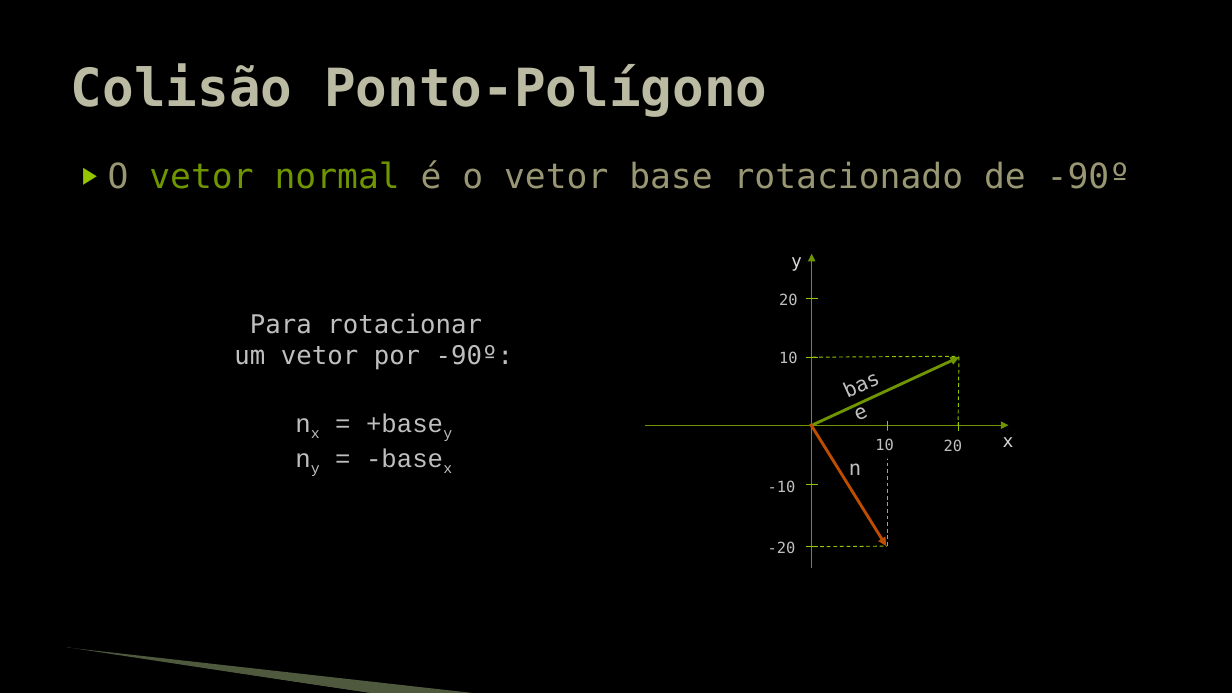
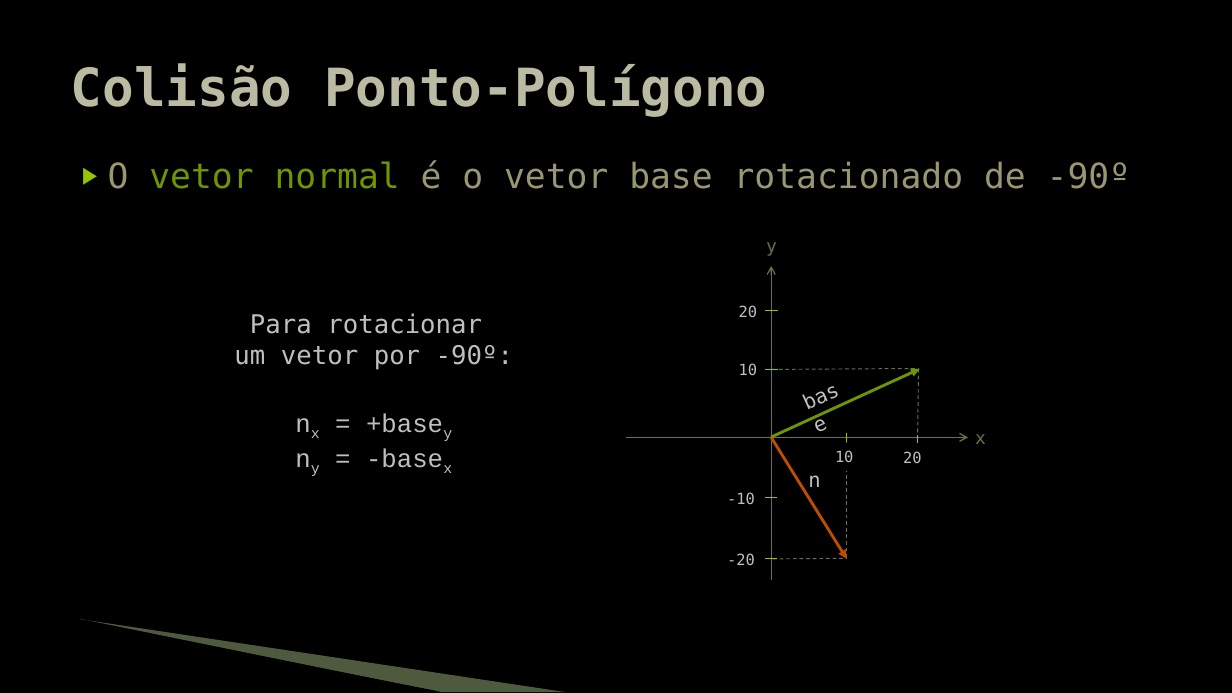
Before and after one commit to JudsonSS/Jogos, a slide deck: slide 9 of Slides/23. Colisão Avançada.pptx. Drawn at 1232x693 pixels with LibreOffice and Linux fonts; fonts in the diff are those of the drawing; background and template pictures are left out. Boxes give left, top, right and bottom in pixels: in the first picture for what was removed or moved away, otherwise in the second. Text is boxed around its words. In the diff, an @@ line names an element or a change of style, - is before the commit and + after.

```diff
--- a/Slides/23. Colisão Avançada.pptx
+++ b/Slides/23. Colisão Avançada.pptx
@@ text "y": place and size @@
-text "y" at box(791, 257, 802, 271)
+text "y" at box(766, 242, 777, 256)
@@ text "y" at box(766, 242, 777, 256): text colour #D9D9D9 to #6C6F4C @@
@@ arrow (772, 580) - (772, 266): stroke #6F9400 0.75 pt to #6C6F4C 1 pt; arrowheads changed @@
@@ line (773, 370) - (919, 369): stroke #94C600 0.75 pt dashed to #6C6F4C 0.75 pt dashed @@
@@ line (919, 369) - (918, 438): stroke #94C600 0.75 pt dashed to #6C6F4C 0.75 pt dashed @@
@@ arrow moved from (645, 425) - (1008, 425) to (627, 437) - (969, 437) @@
@@ arrow (627, 437) - (969, 437): stroke #6F9400 0.75 pt to #6C6F4C 1 pt; arrowheads changed @@
@@ arrow moved from (811, 424) - (886, 546) to (771, 437) - (847, 559) @@
@@ line (847, 442) - (847, 558): stroke #94C600 0.75 pt dashed to #6C6F4C 0.75 pt dashed @@
@@ text "x" at box(975, 434, 986, 444): text colour #D9D9D9 to #6C6F4C @@
@@ text "x": place and size @@
-text "x" at box(1003, 437, 1014, 447)
+text "x" at box(975, 434, 986, 444)
@@ 10 lines, 8 texts, 2 arrows: place and size @@
-10 lines, 8 texts, 2 arrows at box(768, 254, 962, 568)
+10 lines, 8 texts, 2 arrows at box(366, 266, 921, 580)
@@ line (774, 559) - (847, 558): stroke #94C600 0.75 pt dashed to #6C6F4C 0.75 pt dashed @@
@@ freeform shape: place and size @@
-freeform shape at box(66, 649, 374, 693)
+freeform shape at box(78, 621, 440, 692)
@@ freeform shape: place and size @@
-freeform shape at box(67, 648, 481, 693)
+freeform shape at box(80, 619, 566, 692)
```
Also in this commit, not shown: 11 other slides changed.
